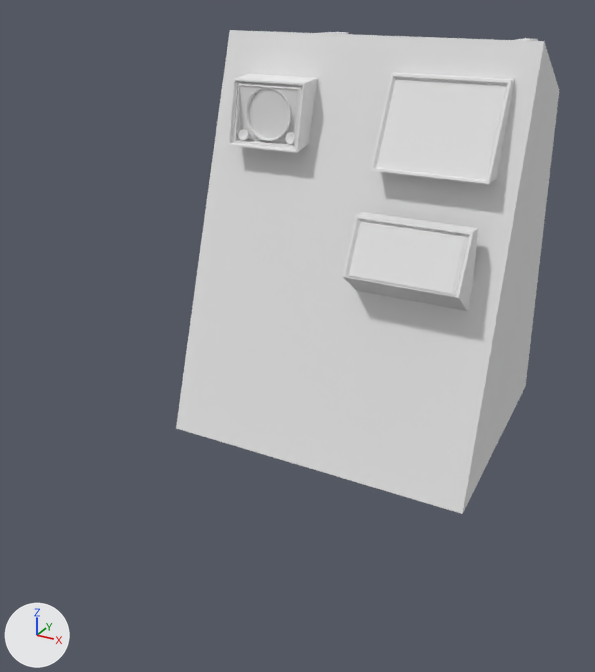
Two versions of the OBJ model QtQuickApplication1/Assets/Models/plane/panel.obj, one commit apart.
Before and after are seen from a camera (50 mm lens) standing at (0.391, 1.503, 0.23) and looking at (-0.077, 2.356, -0.196). Arrows for +X, +Y and +Z are at lower left; the lights stay in place. Where no turn or scale is listed for an object, it has been applied to the vertices.

Names of what the first picture shows: 'Cube.001_Cube.007'.
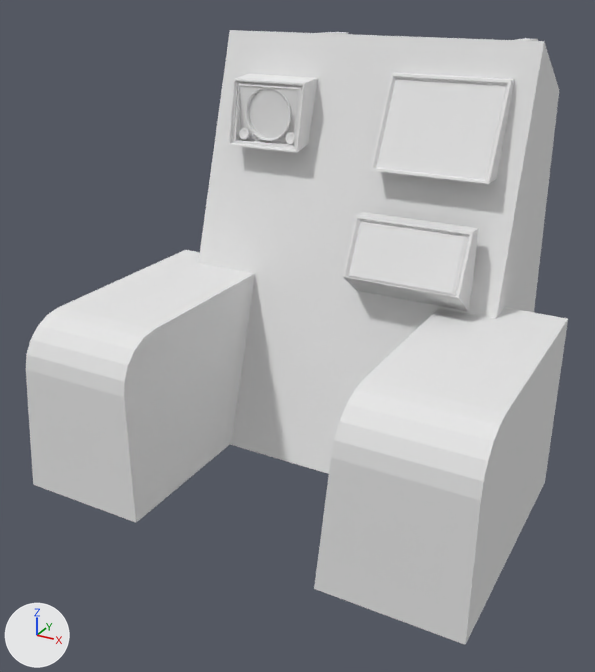
What differs and where, as boxes (x1, y1, x2, y2) in the pictures (595 x 672 px; the box of a moved part takes in the faces that stretch with it):
'Cube.001_Cube.007', reshaped (41% wider, 27% taller)
    before: (176, 30, 559, 514)
    after: (26, 30, 568, 645)
part 1 of me_cube_001_cube_007, added
    after: (26, 250, 255, 523)
part 2 of me_cube_001_cube_007, added
    after: (314, 307, 568, 645)
part 3 of me_cube_001_cube_007, moved or reshaped
    before: (238, 129, 251, 141)
    after: (239, 128, 251, 139)

What changed in the scene script:
```text
Change me_cube_001_cube_007:
    used by ob_cube_001_cube_007; location = (0.0, 0.0, 0.0)
    remove me_cube_001_cube_007.from_pydata(...)  # 1038 vertices, 1000 faces; spans x -0.191..0.191, y 2.238..2.872, z -0.305..0.169
    add me_cube_001_cube_007.from_pydata(...)  # 1074 vertices, 1022 faces; spans x -0.254..0.255, y 2.053..2.872, z -0.305..0.169
    me_cube_001_cube_007 part 1: a new loose piece of 18 vertices spanning x -0.254..-0.106, y 2.053..2.338, z -0.302..-0.099, in mat_none (white #e7e7e7)
    me_cube_001_cube_007 part 2: a new loose piece of 18 vertices spanning x 0.107..0.255, y 2.053..2.338, z -0.302..-0.099, in mat_none (white #e7e7e7)
    me_cube_001_cube_007 part 3
    3 vertices are removed from x -0.139..-0.13, y 2.327, z 0.053..0.054
    19 faces are deleted
    137 vertices in x -0.141..-0.128, y 2.326..2.35, z 0.05..0.065 move by (0.0, 0.002, 0.001)
    42 vertices in x -0.141..-0.129, y 2.326..2.35, z 0.049..0.064 move by (0.0, 0.002, 0.002)
    4 vertices in x -0.141..-0.129, y 2.329..2.33, z 0.052..0.056 move by (0.0, 0.001, 0.001)
    6 vertices move from x -0.139..-0.13, y 2.327..2.331, z 0.055..0.062 to x -0.139..-0.129, y 2.329..2.333, z 0.055..0.063
    3 vertices are added at (-0.131, 2.331, 0.056), (-0.139, 2.331, 0.056), (-0.129, 2.331, 0.056)
    19 new faces join them
```
